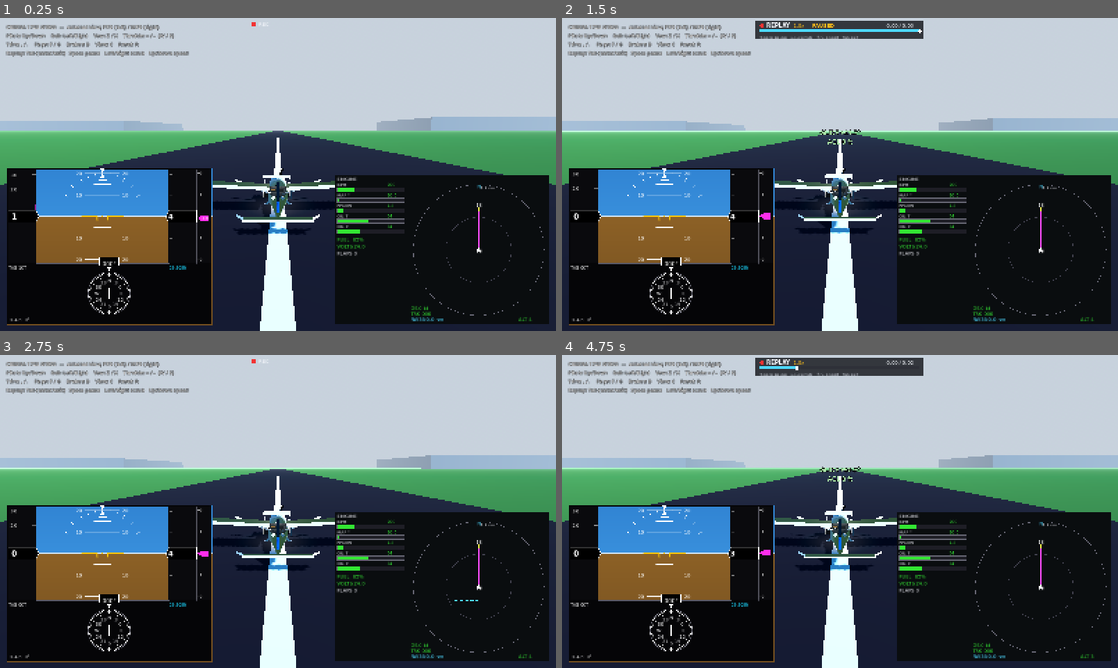
Above: before the commit, frames 1-4 (two rows, left to right).
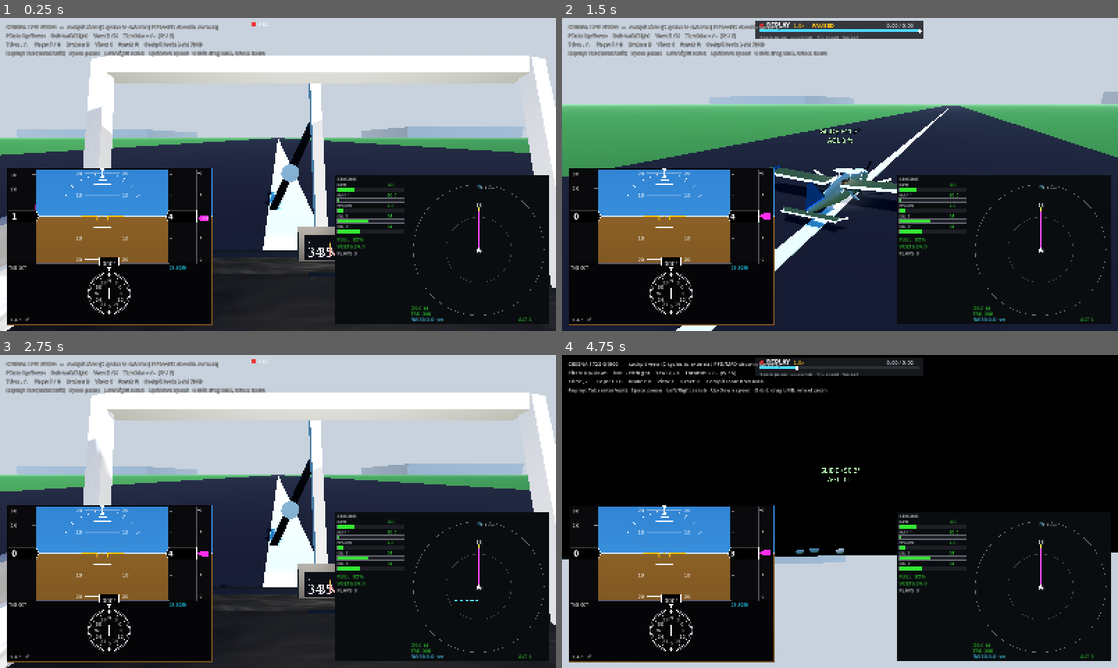
Above: after the commit, the same moments.

Repository: bigcubedata/test
Game: Godot game, scene res://src/Main.tscn
Same seed, same stepped clock (60 frames per second), same inputs: the game is played once before the commit and once after it.
Inputs (mouse positions are in pixels of both pictures, inside the frame that each line leads up to):
- Up to frame 1 (0.25 s): no input
- Up to frame 2 (1.5 s): move the mouse to (962, 158) at 0.52 s; hold Right (roll_right) 0.53-1.25 s; tap Tab (replay_toggle) at 0.6 s; click (962, 158) at 0.67 s; tap Enter at 1.25 s; drag from (728, 190) to (812, 237) at 1.27 s
- Up to frame 3 (2.75 s): tap R (reset_aircraft) at 2 s; move the mouse to (333, 442) at 2.02 s; hold Right (roll_right) from 2.03 s (still down); tap Tab (replay_toggle) at 2.1 s; click (333, 442) at 2.17 s
- Up to frame 4 (4.75 s): release Right (roll_right) at 2.75 s; drag from (812, 574) to (673, 464) at 2.77 s; move the mouse to (1006, 558) at 3.52 s; hold Left (roll_left) 3.53-4.25 s; tap Tab (replay_toggle) at 3.6 s; click (1006, 558) at 3.67 s; tap R (reset_aircraft) at 4.25 s; drag from (673, 464) to (756, 433) at 4.27 s

The runs differ from the first frame. In frame 1, 22% of the frame differs, in the area x 0-100%, y 1-100%; in frame 2, 20%; in frame 3, 22%; in frame 4, 62%, in the area x 0-100%, y 0-100%.

Commit message:
Cockpit-default flying view + mouse-orbit replay camera
- Default to the cockpit (first-person) view for hand-flying; C now cycles
  Cockpit -> Chase -> Wing -> Tower. The corner PFD/MFD overlays are kept up in
  every view (including the cockpit) so instruments are always readable.
- During instant replay the camera orbits the aircraft instead of following a
  fixed view: hold the left mouse button and drag to rotate around the model,
  mouse wheel to zoom. This lets you inspect the recorded attitude (pitch/bank)
  from any angle. Entering replay drops into a 3/4 rear vantage; the airframe is
  shown so the model is visible while orbiting.
- Replay no longer force-switches the saved view; the camera handles the orbit
  itself. OverlayManager simplified to keep the corner overlays always visible.
- Help text updated for the cockpit default and orbit controls.

Diff:
--- a/src/Main.tscn
+++ b/src/Main.tscn
@@ -62,10 +62,10 @@
 offset_top = 14.0
 offset_right = 720.0
 offset_bottom = 180.0
-text = "CESSNA 172S G1000  —  external view, PFD (left) / MFD (right)
+text = "CESSNA 172S G1000  —  cockpit view (C cycles to external; PFD/MFD show in corners)
 Pitch: Up/Down    Roll: Left/Right    Yaw: Z / X    Throttle: = / -  (W / S)
-Trim: , / .    Flaps: F / G    Brakes: B    View: C    Reset: R
-Replay: Tab (enter/exit)   Space pause   Left/Right scrub   Up/Down speed"
+Trim: , / .    Flaps: F / G    Brakes: B    View: C    Reset: R    Cockpit look: hold RMB
+Replay: Tab (enter/exit)   Space pause   Left/Right scrub   Up/Down speed   Orbit: drag LMB, wheel zoom"
 theme_override_font_sizes/font_size = 15
 theme_override_colors/font_color = Color(1, 1, 1, 0.9)
 theme_override_colors/font_outline_color = Color(0, 0, 0, 0.8)
--- a/src/systems/Replay.gd
+++ b/src/systems/Replay.gd
@@ -41,7 +41,6 @@
 var _count: int = 0      # number of valid samples
 
 var aircraft: RigidBody3D
-var _camera: Node
 
 var _play_pos: float = 0.0     # fractional sample index [0, _count-1]
 var paused: bool = false
@@ -145,10 +144,7 @@
 	_resume_angvel = aircraft.angular_velocity
 	aircraft.freeze_mode = RigidBody3D.FREEZE_MODE_KINEMATIC
 	aircraft.freeze = true
-	# A good tracking shot: snap the chase camera onto the played-back aircraft.
-	_camera = get_tree().get_first_node_in_group("flight_camera")
-	if _camera and int(_camera.view) == 0:   # leave the cockpit for replays
-		_camera.view = 1
+	# The camera switches itself to an orbit while is_replaying() is true.
 
 
 func _exit_replay() -> void:
--- a/src/ui/OverlayManager.gd
+++ b/src/ui/OverlayManager.gd
@@ -1,24 +1,17 @@
 extends CanvasLayer
-## Shows the flat 2D instrument overlay only for external camera views. In the
-## cockpit view the instruments are already on the 3D panel, so the overlay is
-## hidden for an unobstructed out-the-window picture.
+## Keeps the 2D corner instruments (PFD bottom-left, MFD bottom-right) up in
+## every view — cockpit, external and replay alike. They are the primary
+## instruments now, so unlike a simulated 3D panel they are always readable,
+## including while hand-flying from the cockpit eye-point.
 
 @export var camera_path: NodePath
+## Overlays this manager keeps visible (kept under the old name so the scene
+## binding still resolves).
 @export var hide_in_cockpit: Array[NodePath] = []
-
-var _cam: Node
-
-
-func _ready() -> void:
-	_cam = get_node_or_null(camera_path)
 
 
 func _process(_delta: float) -> void:
-	if _cam == null:
-		return
-	# View.COCKPIT == 0 in CameraController's enum.
-	var in_cockpit: bool = int(_cam.view) == 0
 	for p in hide_in_cockpit:
 		var n := get_node_or_null(p)
-		if n:
-			n.visible = not in_cockpit
+		if n and not n.visible:
+			n.visible = true
--- a/src/world/CameraController.gd
+++ b/src/world/CameraController.gd
@@ -1,6 +1,6 @@
 extends Camera3D
 ## Follows the aircraft with several selectable views (cycle with C).
-##   0  Cockpit - pilot eye point with mouse free-look
+##   0  Cockpit - pilot eye point with mouse free-look (default for flying)
 ##   1  Chase   - smoothed third-person trailing camera
 ##   2  Wing    - external view from off the left wing
 ##   3  Tower   - fixed runway-tower view that tracks the aircraft
@@ -9,16 +9,20 @@
 ## around the cabin (down at the panel, up and out the windshield, to the side
 ## windows) — like turning your head in a real cockpit. Release to free the
 ## cursor. Switching view recentres the look.
+##
+## During instant replay the view modes are bypassed: the camera orbits the
+## aircraft so you can inspect its attitude from any angle. Hold the LEFT mouse
+## button and drag to rotate around it; the mouse wheel zooms in/out.
 
 @export var target_path: NodePath
 var target: Node3D
 var _airframe: Node3D
 
 enum View { COCKPIT, CHASE, WING, TOWER }
-## External chase is the primary view (visual-flying focus); cycle with C
-## through Chase -> Wing -> Tower -> Cockpit and back.
-var view: int = View.CHASE
-const CYCLE := [View.CHASE, View.WING, View.TOWER, View.COCKPIT]
+## Cockpit is the primary view for hand-flying; cycle with C through
+## Cockpit -> Chase -> Wing -> Tower and back.
+var view: int = View.COCKPIT
+const CYCLE := [View.COCKPIT, View.CHASE, View.WING, View.TOWER]
 
 const CHASE_OFFSET := Vector3(0.0, 3.5, 13.0)
 const COCKPIT_OFFSET := Vector3(-0.22, 0.57, -1.05) # pilot eye point (raised to see over the nose)
@@ -27,11 +31,18 @@
 const EXTERNAL_FOV := 65.0
 const BASE_PITCH := -10.0    # default look favours outside; free-look down for panel
 const LOOK_SENS := 0.18
+const ORBIT_SENS := 0.30
 
 var _tower_pos := Vector3(40.0, 12.0, 60.0)
 var _chase_pos: Vector3
 var _look_yaw := 0.0
 var _look_pitch := 0.0
+
+# Replay orbit state.
+var _orbit_yaw := 24.0
+var _orbit_pitch := 16.0
+var _orbit_dist := 14.0
+var _was_replaying := false
 
 
 func _ready() -> void:
@@ -45,6 +56,8 @@
 
 
 func _process(_delta: float) -> void:
+	if Replay.is_replaying():
+		return  # view selection is suspended while orbiting a replay
 	if Input.is_action_just_pressed("toggle_view"):
 		var i := CYCLE.find(view)
 		view = CYCLE[(i + 1) % CYCLE.size()]
@@ -54,6 +67,9 @@
 
 
 func _unhandled_input(event: InputEvent) -> void:
+	if Replay.is_replaying():
+		_orbit_input(event)
+		return
 	if view != View.COCKPIT:
 		return
 	if event is InputEventMouseButton and event.button_index == MOUSE_BUTTON_RIGHT:
@@ -63,14 +79,41 @@
 		_look_pitch = clampf(_look_pitch - event.relative.y * LOOK_SENS, -85.0, 55.0)
 
 
+func _orbit_input(event: InputEvent) -> void:
+	if event is InputEventMouseButton:
+		match event.button_index:
+			MOUSE_BUTTON_LEFT:
+				Input.mouse_mode = Input.MOUSE_MODE_CAPTURED if event.pressed else Input.MOUSE_MODE_VISIBLE
+			MOUSE_BUTTON_WHEEL_UP:
+				_orbit_dist = clampf(_orbit_dist - 1.5, 5.0, 60.0)
+			MOUSE_BUTTON_WHEEL_DOWN:
+				_orbit_dist = clampf(_orbit_dist + 1.5, 5.0, 60.0)
+	elif event is InputEventMouseMotion and Input.mouse_mode == Input.MOUSE_MODE_CAPTURED:
+		_orbit_yaw = wrapf(_orbit_yaw - event.relative.x * ORBIT_SENS, -180.0, 180.0)
+		_orbit_pitch = clampf(_orbit_pitch + event.relative.y * ORBIT_SENS, -85.0, 85.0)
+
+
 func _physics_process(delta: float) -> void:
 	if not target:
 		return
-	# Hide the exterior fuselage from the cockpit (you're inside it); the
-	# cockpit interior + propeller provide the in-cabin visuals, and the
-	# windshield view stays clear for visual approaches.
+	var replaying := Replay.is_replaying()
+	# On entering replay, drop into a pleasant 3/4 rear vantage and free the cursor.
+	if replaying and not _was_replaying:
+		_orbit_yaw = 24.0
+		_orbit_pitch = 16.0
+		_orbit_dist = 14.0
+		Input.mouse_mode = Input.MOUSE_MODE_VISIBLE
+	_was_replaying = replaying
+
+	# Hide the exterior fuselage only from the cockpit eye-point while flying;
+	# during replay we're orbiting outside, so the airframe must be visible.
 	if _airframe:
-		_airframe.visible = view != View.COCKPIT
+		_airframe.visible = replaying or view != View.COCKPIT
+
+	if replaying:
+		_orbit_camera()
+		return
+
 	var tx := target.global_transform
 	match view:
 		View.COCKPIT:
@@ -96,3 +139,15 @@
 			global_position = _tower_pos
 			if global_position.distance_to(tx.origin) > 5.0:
 				look_at(tx.origin, Vector3.UP)
+
+
+## Orbit the aircraft for replay inspection. The camera sits on a sphere around
+## the model so its pitch and bank are clearly readable from any angle.
+func _orbit_camera() -> void:
+	fov = EXTERNAL_FOV
+	var center := target.global_position + Vector3.UP * 1.0
+	var cy := deg_to_rad(_orbit_yaw)
+	var cp := deg_to_rad(_orbit_pitch)
+	var dir := Vector3(sin(cy) * cos(cp), sin(cp), cos(cy) * cos(cp))
+	global_position = center + dir * _orbit_dist
+	look_at(center, Vector3.UP)
